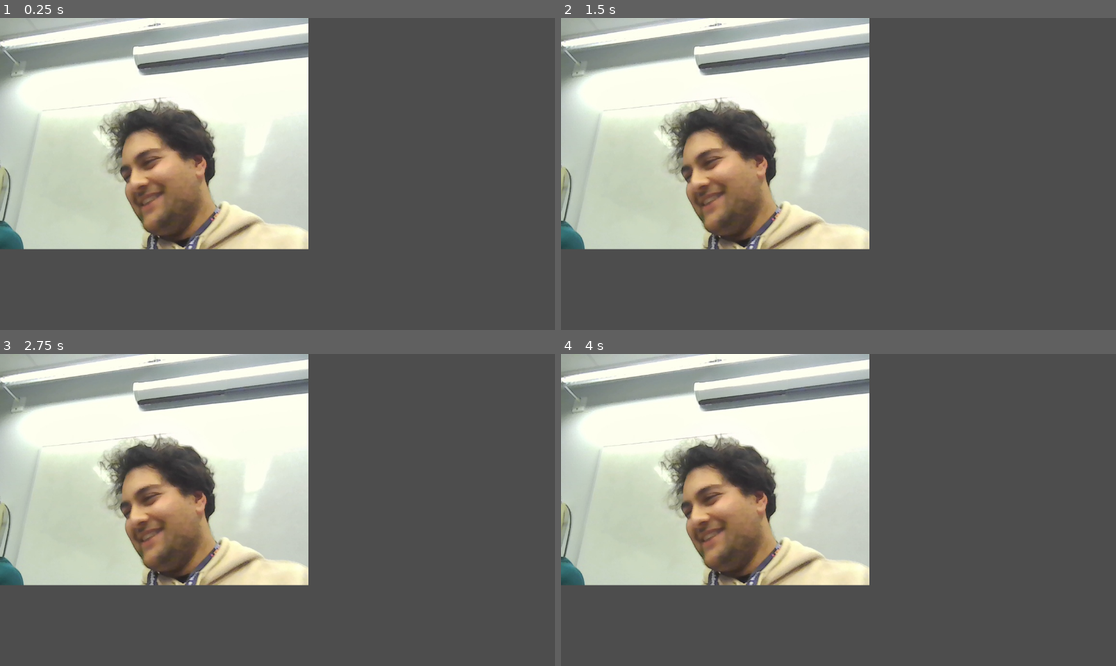
Above: before the commit, frames 1-4 (two rows, left to right).
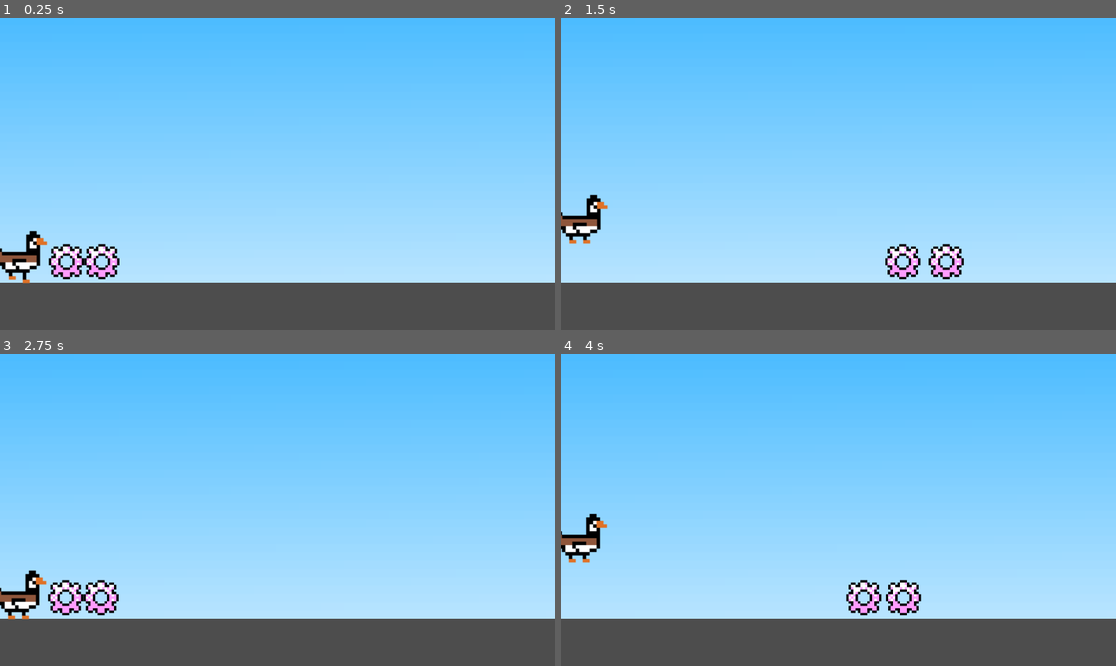
Above: after the commit, the same moments.

Repository: TheDynamicVector/HandGame
Game: Godot game, scene res://Levels/dinosaur game.tscn
Two runs of this game, one before a commit and one after it. Both use one fixed random seed, a clock stepped at 60 frames per second and the inputs below. Before the commit the project starts from res://Levels/TestLevel.tscn.
Inputs:
- Up to frame 1 (0.25 s): no input
- Up to frame 2 (1.5 s): tap Enter (ui_accept) at 0.5, 0.6, 0.77, 1.07, 1.35 s
- Up to frame 3 (2.75 s): tap Enter (ui_accept) at 1.52, 1.82, 2.1 s
- Up to frame 4 (4 s): tap Enter (ui_accept) at 2.85, 3.02, 3.32, 3.6, 3.77 s

The runs differ from the first frame. In frame 1, 85% of the frame differs, in the area x 0-100%, y 0-86%; in frame 2, 85%; in frame 3, 85%; in frame 4, 85%, in the area x 0-100%, y 0-85%.

Commit message:
goose game

Diff:
--- a/Global.gd
+++ b/Global.gd
@@ -6,7 +6,7 @@
 var player_1_gesture = ""
 var player_2_gesture = ""
 
-var game_started = true
+var game_started = false
 
 func _process(delta):
 
--- /dev/null
+++ b/Levels/dinosaur game.tscn
@@ -0,0 +1,98 @@
+[gd_scene load_steps=11 format=3 uid="uid://ccx5dmjtdd3rv"]
+
+[ext_resource type="Texture2D" uid="uid://c1f07ij02kp8" path="res://sprites/bg.png" id="1_0hkbx"]
+[ext_resource type="Script" path="res://Scripts/CharacterBody2D.gd" id="1_a4l87"]
+[ext_resource type="Texture2D" uid="uid://vw24sm3c1xg5" path="res://sprites/duck.png" id="2_orvsf"]
+[ext_resource type="Script" path="res://Scripts/gear.gd" id="4_e2637"]
+[ext_resource type="Texture2D" uid="uid://bxcbrawfu875f" path="res://sprites/gear.png" id="5_s2iqi"]
+
+[sub_resource type="Animation" id="Animation_x0i2k"]
+resource_name = "walk"
+length = 0.4
+loop_mode = 1
+step = 0.05
+tracks/0/type = "value"
+tracks/0/imported = false
+tracks/0/enabled = true
+tracks/0/path = NodePath("Sprite2D:frame")
+tracks/0/interp = 1
+tracks/0/loop_wrap = true
+tracks/0/keys = {
+"times": PackedFloat32Array(0, 0.1, 0.2, 0.3),
+"transitions": PackedFloat32Array(1, 1, 1, 1),
+"update": 1,
+"values": [0, 1, 2, 3]
+}
+
+[sub_resource type="AnimationLibrary" id="AnimationLibrary_rby3a"]
+_data = {
+"walk": SubResource("Animation_x0i2k")
+}
+
+[sub_resource type="RectangleShape2D" id="RectangleShape2D_wgwuo"]
+size = Vector2(65, 63)
+
+[sub_resource type="RectangleShape2D" id="RectangleShape2D_oiqrr"]
+size = Vector2(836, 117)
+
+[sub_resource type="RectangleShape2D" id="RectangleShape2D_hnr65"]
+size = Vector2(75.289, 75.8382)
+
+[node name="dinosaur game" type="Node2D"]
+
+[node name="Sprite2D" type="Sprite2D" parent="."]
+position = Vector2(243, -114)
+scale = Vector2(5.18125, 1.91875)
+texture = ExtResource("1_0hkbx")
+
+[node name="CharacterBody2D" type="CharacterBody2D" parent="."]
+script = ExtResource("1_a4l87")
+
+[node name="Sprite2D" type="Sprite2D" parent="CharacterBody2D"]
+texture = ExtResource("2_orvsf")
+hframes = 4
+
+[node name="AnimationPlayer" type="AnimationPlayer" parent="CharacterBody2D"]
+autoplay = "walk"
+libraries = {
+"": SubResource("AnimationLibrary_rby3a")
+}
+
+[node name="CollisionShape2D" type="CollisionShape2D" parent="CharacterBody2D"]
+position = Vector2(-10.5, 4.5)
+shape = SubResource("RectangleShape2D_wgwuo")
+
+[node name="Ground" type="StaticBody2D" parent="."]
+
+[node name="CollisionShape2D" type="CollisionShape2D" parent="Ground"]
+position = Vector2(245, 98.5)
+shape = SubResource("RectangleShape2D_oiqrr")
+
+[node name="Camera2D" type="Camera2D" parent="."]
+position = Vector2(244, -86)
+offset = Vector2(0.435, 0)
+zoom = Vector2(3, 3)
+
+[node name="gear" type="CharacterBody2D" parent="."]
+position = Vector2(154.75, 19.25)
+scale = Vector2(0.540625, 0.540625)
+script = ExtResource("4_e2637")
+
+[node name="CollisionShape2D" type="CollisionShape2D" parent="gear"]
+position = Vector2(-2.5867, -6.93642)
+shape = SubResource("RectangleShape2D_hnr65")
+
+[node name="Sprite2D" type="Sprite2D" parent="gear"]
+texture = ExtResource("5_s2iqi")
+
+[node name="gear2" type="CharacterBody2D" parent="."]
+position = Vector2(154.75, 19.25)
+scale = Vector2(0.540625, 0.540625)
+script = ExtResource("4_e2637")
+
+[node name="CollisionShape2D" type="CollisionShape2D" parent="gear2"]
+position = Vector2(-2.5867, -6.93642)
+shape = SubResource("RectangleShape2D_hnr65")
+
+[node name="Sprite2D" type="Sprite2D" parent="gear2"]
+texture = ExtResource("5_s2iqi")
--- /dev/null
+++ b/Scripts/CharacterBody2D.gd
@@ -0,0 +1,23 @@
+extends CharacterBody2D
+
+
+const SPEED = 300.0
+const JUMP_VELOCITY = -400.0
+
+# Get the gravity from the project settings to be synced with RigidBody nodes.
+var gravity = ProjectSettings.get_setting("physics/2d/default_gravity")
+
+
+func _physics_process(delta):
+	# Add the gravity.
+	if not is_on_floor():
+		velocity.y += gravity * delta
+
+	# Handle Jump.
+	if Input.is_action_just_pressed("ui_accept") and is_on_floor():
+		velocity.y = JUMP_VELOCITY
+
+	# Get the input direction and handle the movement/deceleration.
+	# As good practice, you should replace UI actions with custom gameplay actions.
+
+	move_and_slide()
--- /dev/null
+++ b/Scripts/gear.gd
@@ -0,0 +1,10 @@
+extends CharacterBody2D
+
+
+const SPEED = 300.0
+const direction = -1
+func _physics_process(delta):
+	velocity.x = direction * SPEED
+	if position.x < -43:
+		position.x = 530
+	move_and_slide()
--- a/project.godot
+++ b/project.godot
@@ -11,7 +11,7 @@
 [application]
 
 config/name="HandGame"
-run/main_scene="res://Levels/TestLevel.tscn"
+run/main_scene="res://Levels/dinosaur game.tscn"
 config/features=PackedStringArray("4.1", "GL Compatibility")
 config/icon="res://icon.svg"
 
@@ -19,6 +19,19 @@
 
 Global="*res://Global.gd"
 
+[display]
+
+window/size/viewport_width=1920
+window/size/viewport_height=1080
+
+[input]
+
+Jump={
+"deadzone": 0.5,
+"events": [Object(InputEventKey,"resource_local_to_scene":false,"resource_name":"","device":-1,"window_id":0,"alt_pressed":false,"shift_pressed":false,"ctrl_pressed":false,"meta_pressed":false,"pressed":false,"keycode":0,"physical_keycode":32,"key_label":0,"unicode":32,"echo":false,"script":null)
+]
+}
+
 [rendering]
 
 renderer/rendering_method="gl_compatibility"
Binary file added: sprites/Sprite-0001.aseprite
Binary file added: sprites/Sprite-0001.png
Not shown, added: sprites/Sprite-0001.png.import
Binary file added: sprites/Sprite-0002.aseprite
Binary file added: sprites/Sprite-0002.png
Not shown, added: sprites/Sprite-0002.png.import
Binary file added: sprites/bg.png
Not shown, added: sprites/bg.png.import
Binary file added: sprites/duck.aseprite
Binary file added: sprites/duck.png
Not shown, added: sprites/duck.png.import
Binary file added: sprites/gear.png
(and 1 more such lines)
